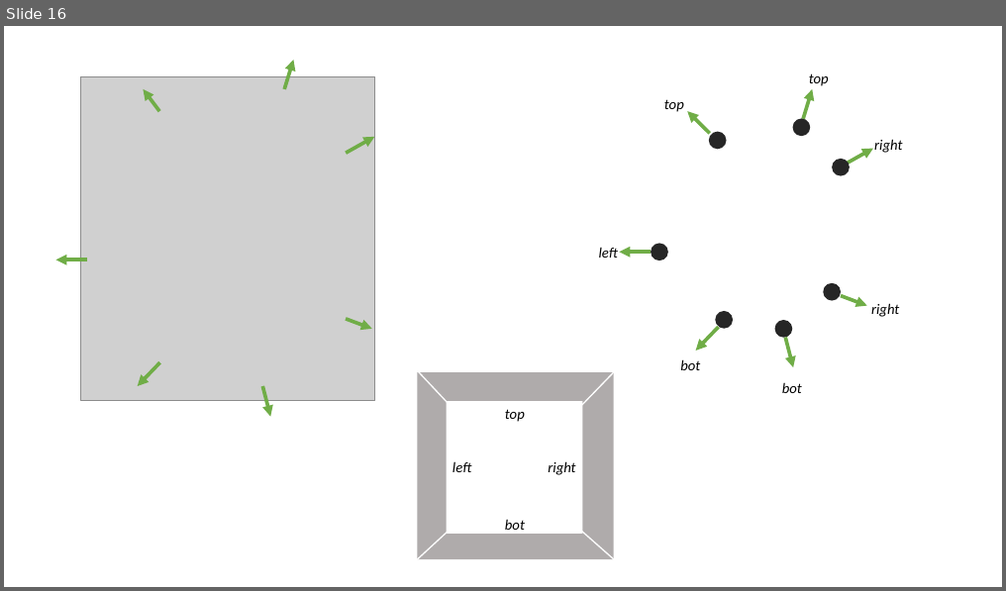
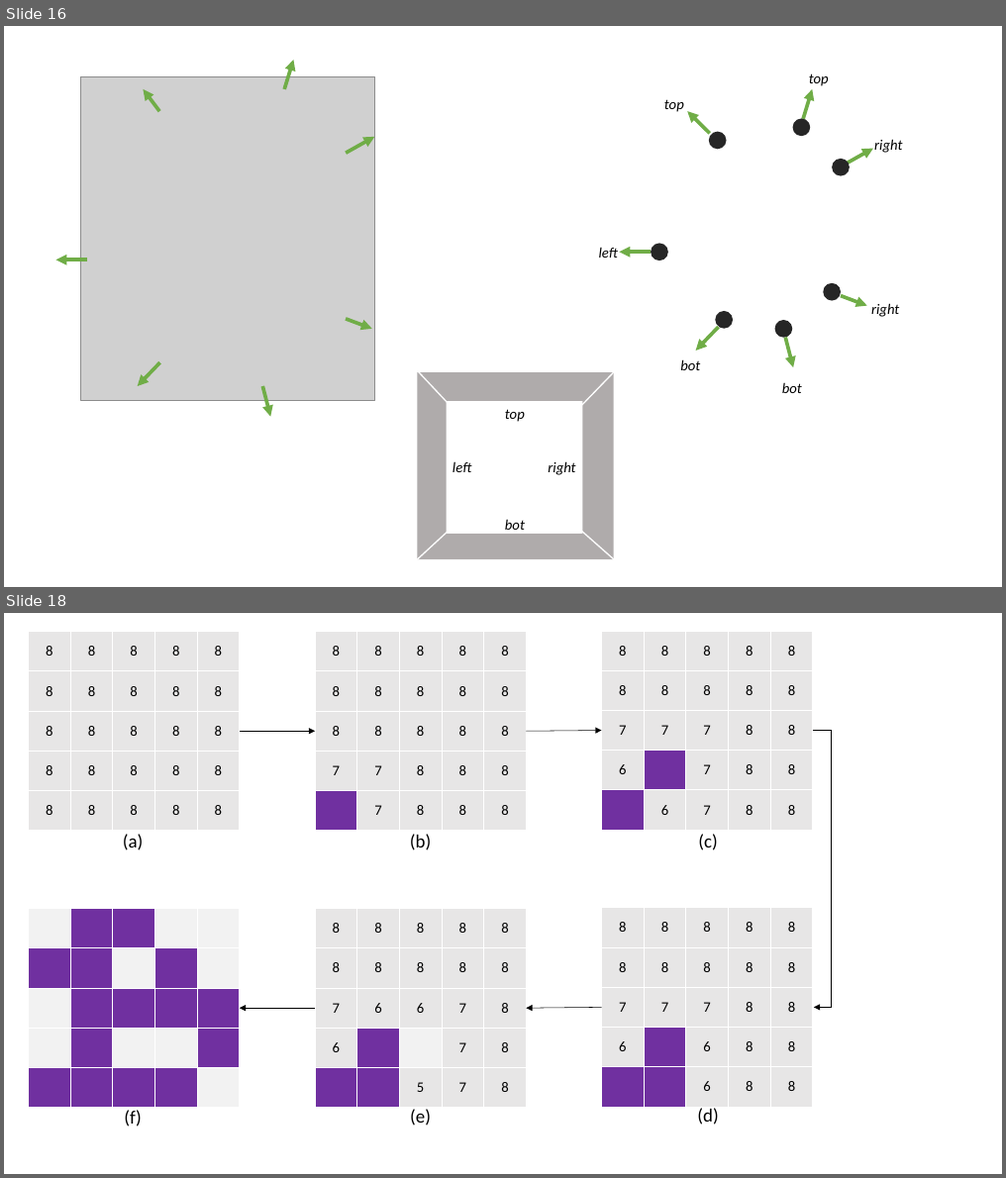
Before and after one commit to AugmentedDesignLab/junction-art, a slide deck: plan/road gen plan.pptx. Shown one above the other, each under a label of ours: slide 16 before the commit, slides 16 and 18 after it; the slides between them are not shown. The pictures are 1006x591 and 1006x1178 pixels, drawn with LibreOffice and Linux fonts; fonts in the diff are those of the drawing; grey boxes stand for pictures. Boxes give left, top, right and bottom in pixels: in the first picture for what was removed or moved away, otherwise in the second. Text is boxed around its words. In the diff, an @@ line names an element or a change of style, - is before the commit and + after.

```diff
--- a/plan/road gen plan.pptx
+++ b/plan/road gen plan.pptx
@@ slide 18 added at box(4, 613, 1002, 1174), background #FFFFFF @@
@@ table added at box(28, 632, 238, 831), 5 rows, 5 columns @@
+8 | 8 | 8 | 8 | 8
+8 | 8 | 8 | 8 | 8
+8 | 8 | 8 | 8 | 8
+8 | 8 | 8 | 8 | 8
+8 | 8 | 8 | 8 | 8
@@ table added at box(315, 632, 525, 831), 5 rows, 5 columns @@
+8 | 8 | 8 | 8 | 8
+8 | 8 | 8 | 8 | 8
+8 | 8 | 8 | 8 | 8
+7 | 7 | 8 | 8 | 8
+ | 7 | 8 | 8 | 8
@@ table added at box(601, 631, 811, 830), 5 rows, 5 columns @@
+8 | 8 | 8 | 8 | 8
+8 | 8 | 8 | 8 | 8
+7 | 7 | 7 | 8 | 8
+6 |  | 7 | 8 | 8
+ | 6 | 7 | 8 | 8
@@ arrow added from (240, 731) to (315, 731), #000000 0.5 pt @@
@@ arrow added from (527, 731) to (601, 731), #000000 0.5 pt @@
@@ elbow arrow added from (813, 731) to (814, 1008), #000000 0.5 pt @@
@@ text added at box(123, 834, 143, 851), 18 pt, text #000000 @@
+(a)
@@ text added at box(410, 834, 431, 851), 18 pt, text #000000 @@
+(b)
@@ text added at box(698, 834, 717, 851), 18 pt, text #000000 @@
+(c)
@@ table added at box(28, 909, 238, 1108), 5 rows, 5 columns @@
+ |  |  |  | 
+ |  |  |  | 
+ |  |  |  | 
+ |  |  |  | 
+ |  |  |  | 
@@ table added at box(315, 909, 525, 1108), 5 rows, 5 columns @@
+8 | 8 | 8 | 8 | 8
+8 | 8 | 8 | 8 | 8
+7 | 6 | 6 | 7 | 8
+6 |  |  | 7 | 8
+ |  | 5 | 7 | 8
@@ table added at box(601, 908, 811, 1107), 5 rows, 5 columns @@
+8 | 8 | 8 | 8 | 8
+8 | 8 | 8 | 8 | 8
+7 | 7 | 7 | 8 | 8
+6 |  | 6 | 8 | 8
+ |  | 6 | 8 | 8
@@ arrow added from (315, 1008) to (240, 1008), #000000 0.5 pt @@
@@ arrow added from (601, 1008) to (527, 1008), #000000 0.5 pt @@
@@ text added at box(124, 1110, 141, 1127), 18 pt, text #000000 @@
+(f)
@@ text added at box(410, 1109, 431, 1126), 18 pt, text #000000 @@
+(e)
@@ text added at box(697, 1108, 718, 1125), 18 pt, text #000000 @@
+(d)
```
Also in this commit, not shown: 1 other slide added, 1 slide removed, 7 other files.
